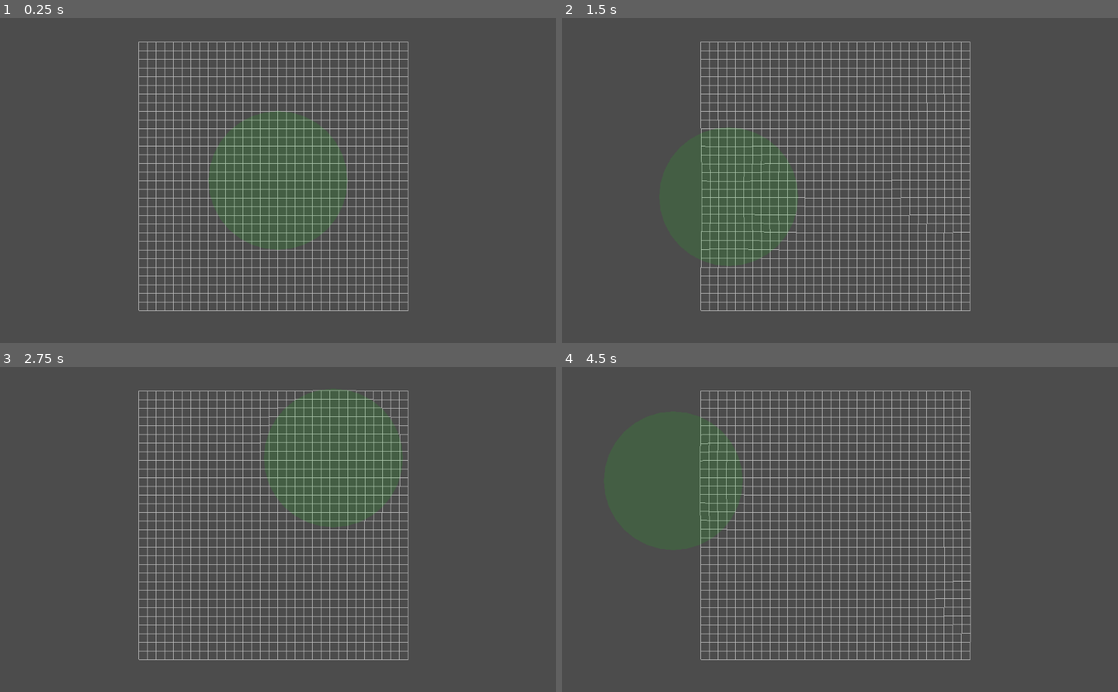
Above: before the commit, frames 1-4 (two rows, left to right).
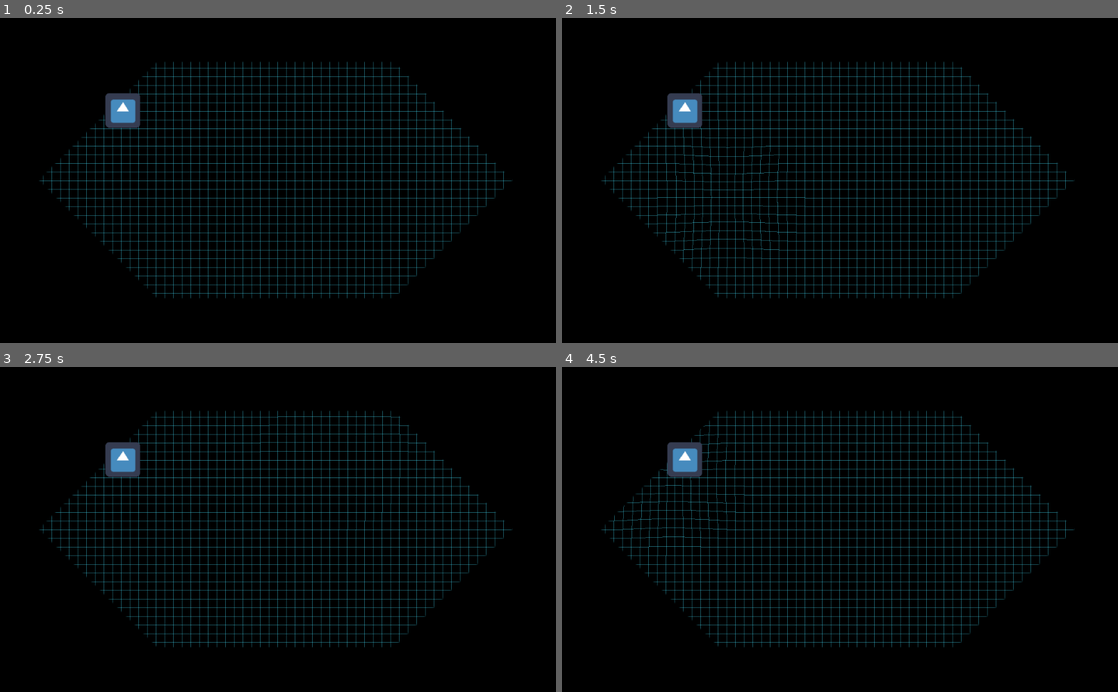
Above: after the commit, the same moments.

Repository: GameEndeavor/gravity-well
Game: Godot game, scene res://Game.tscn
Same seed, same stepped clock (60 frames per second), same inputs: the game is played once before the commit and once after it. The engine's default icon, where the game draws it, is replaced by a stand-in: a white triangle on a blue panel in a dark square.
Inputs (mouse positions are in pixels of both pictures, inside the frame that each line leads up to):
- Up to frame 1 (0.25 s): no input
- Up to frame 2 (1.5 s): tap Enter at 0.5 s; move the mouse to (962, 164) at 0.52 s; click (962, 164) at 0.67 s; move the mouse to (728, 196) at 1.27 s; click (728, 196) at 1.42 s
- Up to frame 3 (2.75 s): move the mouse to (333, 458) at 2.02 s; click (333, 458) at 2.17 s
- Up to frame 4 (4.5 s): move the mouse to (812, 594) at 2.77 s; click (812, 594) at 2.92 s; move the mouse to (1006, 578) at 3.52 s; click (1006, 578) at 3.67 s; move the mouse to (673, 480) at 4.27 s; click (673, 480) at 4.42 s

The runs differ from the first frame. In frame 1, 100% of the frame differs, in the area x 0-100%, y 0-100%; in frame 2, 100%; in frame 3, 100%; in frame 4, 100%.

Commit message:
added performance optimizations

Diff:
--- a/Game.tscn
+++ b/Game.tscn
@@ -1,14 +1,33 @@
-[gd_scene load_steps=3 format=2]
+[gd_scene load_steps=6 format=2]
 
 [ext_resource path="res://Grid.gd" type="Script" id=1]
 [ext_resource path="res://GravityWell.tscn" type="PackedScene" id=2]
+[ext_resource path="res://GravityWell.gd" type="Script" id=3]
+[ext_resource path="res://icon.png" type="Texture" id=4]
+[ext_resource path="res://mask.png" type="Texture" id=5]
 
 [node name="Game" type="Node2D"]
+light_mask = 3
 
 [node name="Grid" type="Node2D" parent="."]
 script = ExtResource( 1 )
+grid_color = Color( 0.270588, 0.866667, 0.968627, 0.423529 )
+h_cells = 64
+v_cells = 64
 
 [node name="Camera2D" type="Camera2D" parent="."]
 current = true
 
-[node name="GravityWell" parent="." instance=ExtResource( 2 )]
+[node name="GravityWell" type="Node2D" parent="." groups=[
+"gravity_wells",
+] instance=ExtResource( 2 )]
+script = ExtResource( 3 )
+
+[node name="Sprite" type="Sprite" parent="."]
+position = Vector2( -285.756, -129.465 )
+texture = ExtResource( 4 )
+
+[node name="Light2D" type="Light2D" parent="."]
+texture = ExtResource( 5 )
+mode = 3
+range_item_cull_mask = 2
--- a/GravityWell.gd
+++ b/GravityWell.gd
@@ -16,10 +16,10 @@
 func _process(delta):
 	# If holding left mouse button then increase weaker inner gravity
 	if Input.is_mouse_button_pressed(BUTTON_LEFT):
-		gravity = lerp(gravity, 128, 0.2)
+		gravity = lerp(gravity, 128, 0.5)
 	# Else gradually decrease gravity
 	else:
 		gravity = lerp(gravity, 0, 0.2)
-
-func _draw():
-	draw_circle(Vector2.ZERO, influence_radius, color)
+#
+#func _draw():
+#	draw_circle(Vector2.ZERO, influence_radius, color)
--- a/Grid.gd
+++ b/Grid.gd
@@ -7,7 +7,9 @@
 export (int) var v_cells := 32
 export var cell_size := Vector2.ONE * 16
 
+var active_points = []
 var grid = []
+var lines = []
 
 func _ready():
 	position = -(cell_size * Vector2(h_cells, v_cells)) / 2.0
@@ -16,17 +18,85 @@
 # Iterates through x and y axis, adding cells for each iteration
 func _init_grid():
 	# Temporarily store the cells so we can set their neighbors that they'll draw to
-	var grid = []
 	grid.resize(v_cells)
 	for y in v_cells:
 		grid[y] = []
 		grid[y].resize(h_cells)
 		for x in h_cells:
-			grid[y][x] = GridPoint.instance()
-			grid[y][x].position = cell_size * Vector2(x, y)
-			add_child(grid[y][x])
-			# Set its neighbors (to the left and above it)
-			if x != 0:
-				grid[y][x].x_neighbor = grid[y][x-1]
-			if y != 0:
-				grid[y][x].y_neighbor = grid[y-1][x]
+			grid[y][x] = Point.new(cell_size * Vector2(x, y) + position, Vector2(x, y))
+	lines.resize(h_cells + v_cells)
+	# Init grid lines
+	# Vertical Rows
+	for x in h_cells:
+		var line = Line2D.new()
+		line.position = -position
+		add_child(line)
+		line.width = 1
+		line.default_color = grid_color
+		line.light_mask |= 1 << 1
+		for y in v_cells:
+			line.add_point(grid[y][x].position)
+		lines[x] = line
+	for y in v_cells:
+		var line = Line2D.new()
+		line.position = -position
+		add_child(line)
+		line.width = 1
+		line.default_color = grid_color
+		line.light_mask |= 1 << 1
+		for x in h_cells:
+			line.add_point(grid[y][x].position)
+		lines[h_cells + y] = line
+
+func _process(delta):
+
+	var gravity_wells = get_tree().get_nodes_in_group("gravity_wells")
+	for well in gravity_wells:
+		if abs(well.gravity) <= 1: continue
+		var index = (well.position - position).snapped(cell_size) / cell_size
+		var radius = well.influence_radius / cell_size.x + 1
+		for y in range(index.y - radius, index.y + radius):
+			for x in range(index.x - radius, index.x + radius):
+				if x <= 0 || x >= h_cells - 1 || y <= 0 || y >= v_cells - 1: continue
+				var point = grid[y][x]
+				if active_points.has(point): continue
+				var dist = (well.position - point.position).length()
+				if dist < well.influence_radius:
+					active_points.append(point)
+	for point in active_points:
+		point.process(delta, gravity_wells)
+		if point.is_at_rest():
+			point.rest()
+			active_points.erase(point)
+		# Update lines
+		lines[point.index.x].set_point_position(point.index.y, point.position)
+		lines[h_cells + point.index.y].set_point_position(point.index.x, point.position)
+
+class Point:
+	var velocity := Vector2.ZERO
+	var position : Vector2
+	var anchor : Vector2
+	var index : Vector2
+
+	func _init(position, index):
+		self.position = position
+		self.index = index
+		anchor = position
+
+	func process(delta, gravity_wells):
+		var diff = anchor - position
+		var desired_velocity = diff * 8
+		velocity = velocity.linear_interpolate(desired_velocity, 0.2)
+		for well in gravity_wells:
+			var well_diff = well.global_position - position
+			if well_diff.length() < well.influence_radius:
+				var distance_factor = 1 - well_diff.length() / well.influence_radius
+				velocity += (well_diff * distance_factor) * well.gravity * delta
+		position += velocity * delta
+
+	func rest():
+		position = anchor
+		velocity = Vector2.ZERO
+
+	func is_at_rest():
+		return (anchor - position).length() < 1 && velocity.length() < 1
--- a/GridPoint.gd
+++ b/GridPoint.gd
@@ -5,13 +5,14 @@
 
 var x_line
 var y_line
+var line_color = Color.blue
 
 onready var anchor = global_position # Resting position
 var velocity := Vector2.ZERO
 
 func _process(delta):
 	var diff = anchor - global_position
-	var desired_velocity = diff * 16
+	var desired_velocity = diff * 8
 	velocity = velocity.linear_interpolate(desired_velocity, 0.2) # Push velocity towards anchor
 	# Iterate through all gravity wells
 	for well in get_tree().get_nodes_in_group("gravity_wells"):
@@ -49,6 +50,6 @@
 	line.add_point(Vector2.ZERO)
 	line.add_point(neighbor.global_position - global_position)
 	line.width = 1
-	line.default_color = Color.gray
+	line.default_color = line_color
 	line.show_behind_parent = true
 	return line
--- a/GridPoint.tscn
+++ b/GridPoint.tscn
@@ -1,6 +1,15 @@
-[gd_scene load_steps=2 format=2]
+[gd_scene load_steps=3 format=2]
 
 [ext_resource path="res://GridPoint.gd" type="Script" id=1]
 
+[sub_resource type="CircleShape2D" id=1]
+radius = 1.0
+
 [node name="GridPoint" type="Node2D"]
 script = ExtResource( 1 )
+
+[node name="Area2D" type="Area2D" parent="."]
+collision_mask = 0
+
+[node name="CollisionShape2D" type="CollisionShape2D" parent="Area2D"]
+shape = SubResource( 1 )
--- a/project.godot
+++ b/project.godot
@@ -23,10 +23,7 @@
 
 Globals="*res://Globals.gd"
 
-[debug]
-
-settings/stdout/print_fps=true
-
 [rendering]
 
+environment/default_clear_color=Color( 0, 0, 0, 1 )
 environment/default_environment="res://default_env.tres"
Binary file added: mask.png
